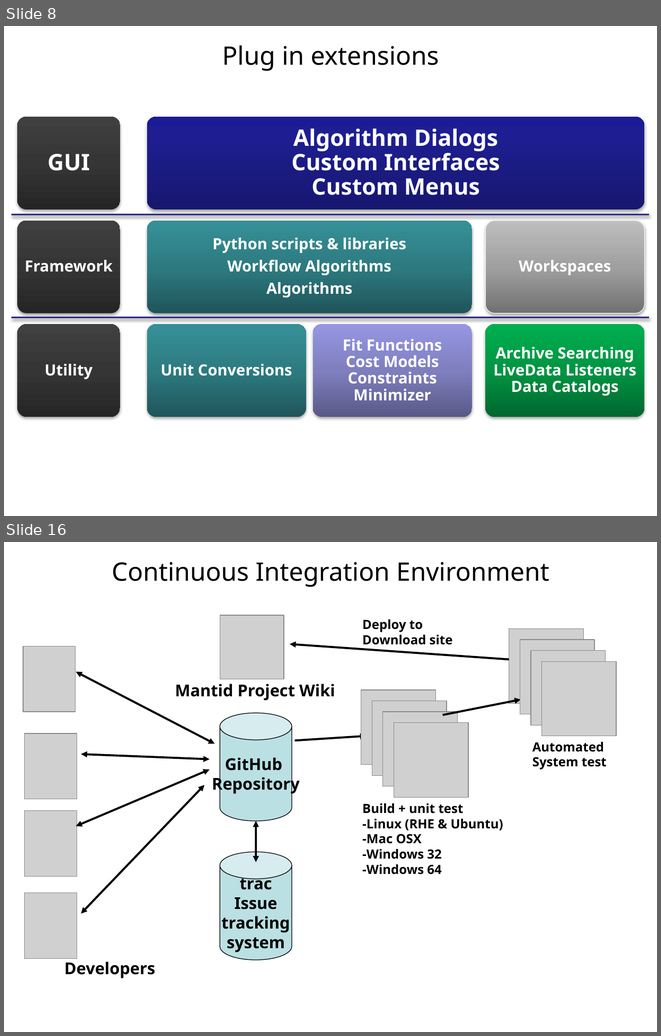
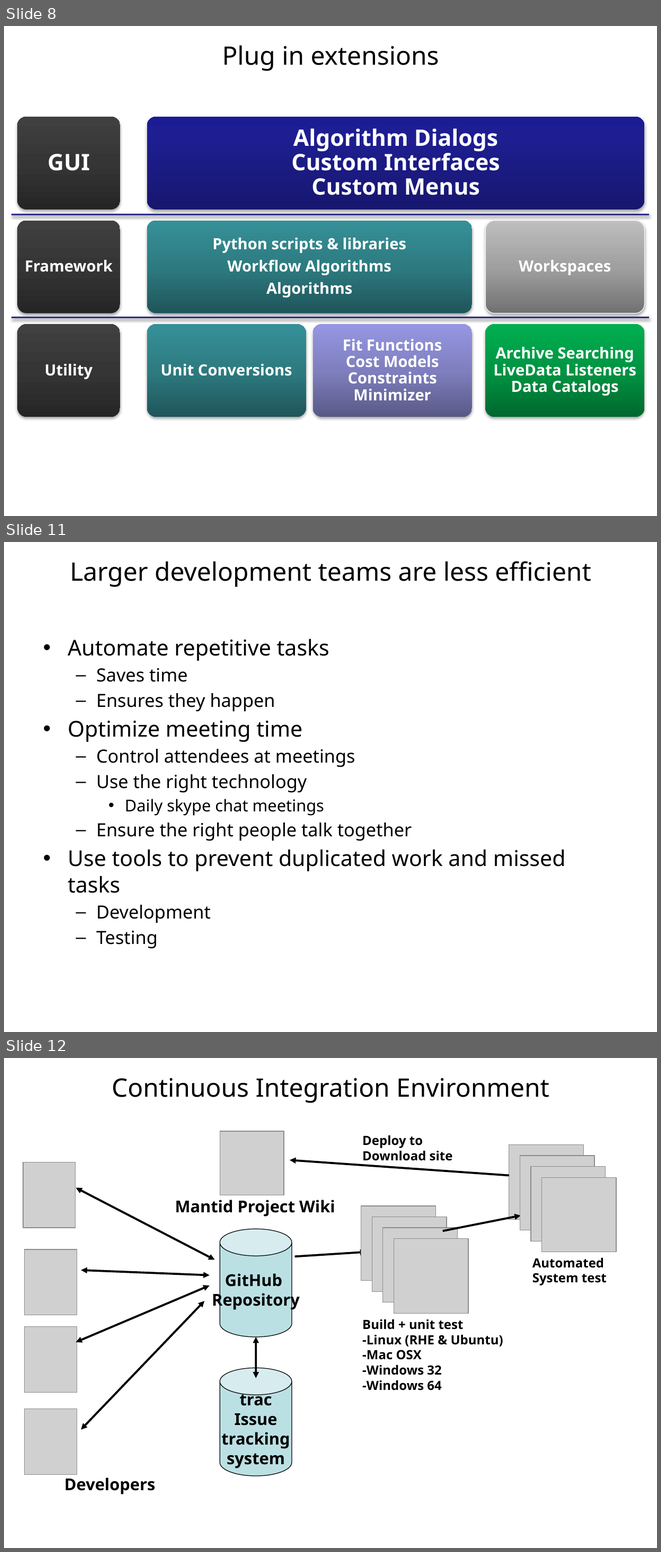
Before and after one commit to mantidproject/documents, a slide deck: Presentations/NOBUGS 2012/Talks/The Mantid Model/The Mantid Model 2012.pptx. Shown one above the other, each under a label of ours: slides 8 and 16 before the commit, slides 8, 11 and 12 after it; the slides between them are not shown. The pictures are 661x1036 and 661x1552 pixels, drawn with LibreOffice and Linux fonts; fonts in the diff are those of the drawing; grey boxes stand for pictures; background and template pictures are left out. Boxes give left, top, right and bottom in pixels: in the first picture for what was removed or moved away, otherwise in the second. Text is boxed around its words. In the diff, an @@ line names an element or a change of style, - is before the commit and + after.

```diff
--- a/Presentations/NOBUGS 2012/Talks/The Mantid Model/The Mantid Model 2012.pptx
+++ b/Presentations/NOBUGS 2012/Talks/The Mantid Model/The Mantid Model 2012.pptx
@@ slide 11 added at [4,542,657,1032], background #FFFFFF @@
@@ title added at [70,561,591,587], 28 pt, text #000000 @@
+Larger development teams are less efficient
@@ text added at [68,638,566,923], 20 pt, text #000000 @@
+• Automate repetitive tasks
+  – Saves time
+  – Ensures they happen
+• Optimize meeting time
+  – Control attendees at meetings
+  – Use the right technology
+    • Daily skype chat meetings
+  – Ensure the right people talk together
+• Use tools to prevent duplicated work and missed tasks
+  – Development
+  – Testing
@@ what was slide 16 is now slide 12 @@
```
Also in this commit, not shown: 6 slides changed, 3 other slides added, 7 slides removed.
